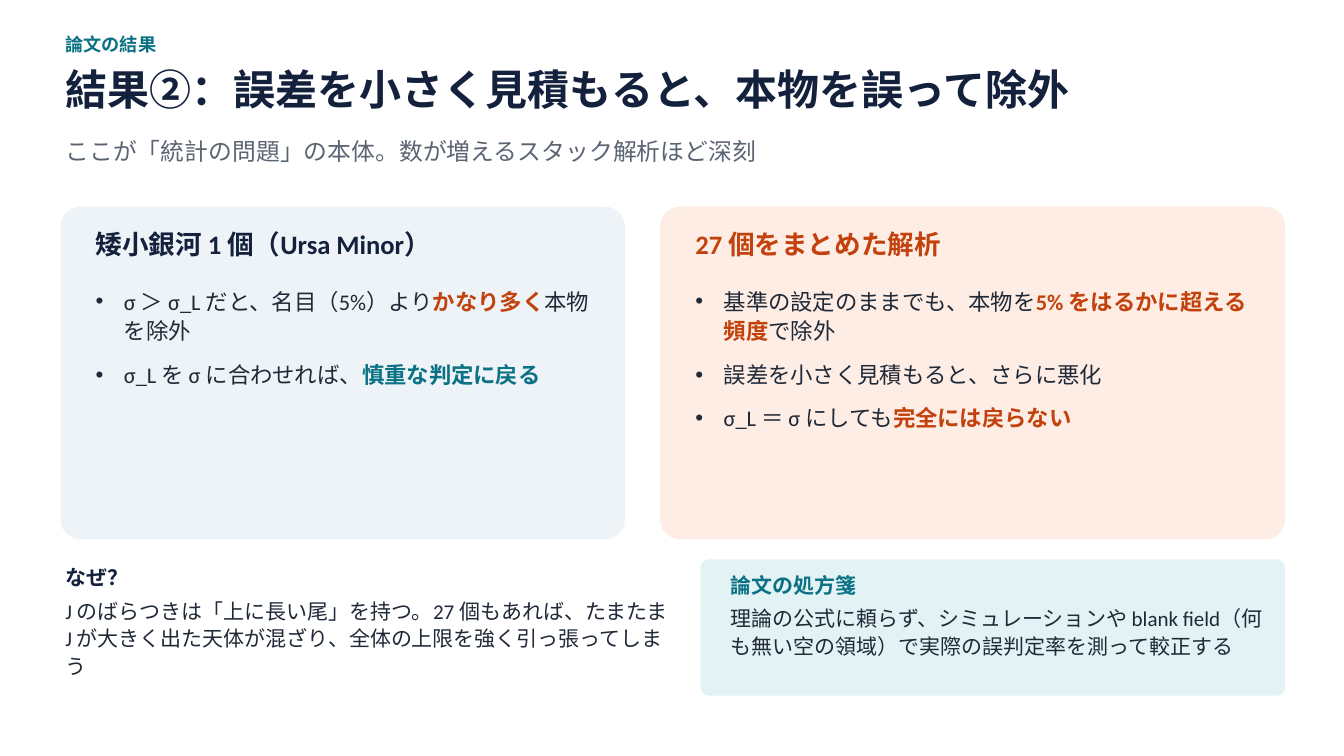
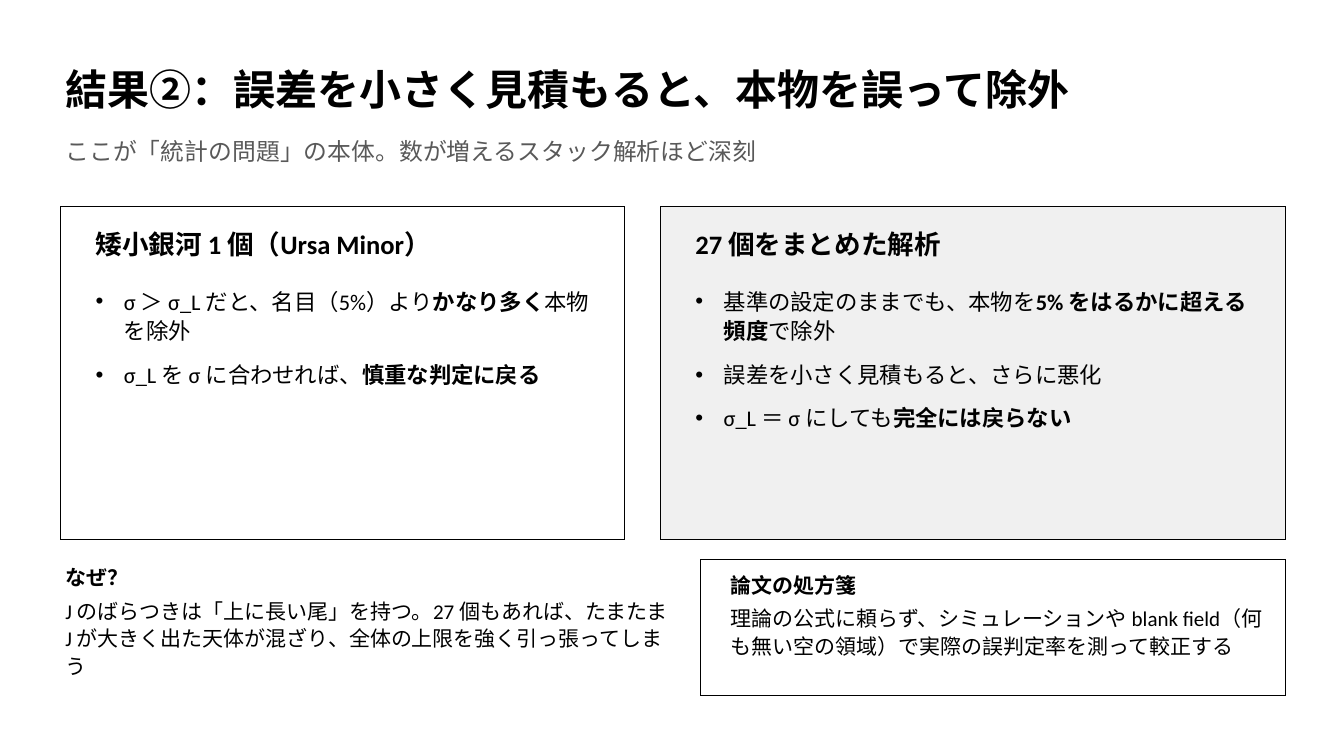
Before and after one commit to Mikann20041029/darkmatter-slides, a slide deck: slide 8 of slides/Toni Bertólez-Martínez, et al. (2026).pptx. Drawn at 1344x756 pixels with LibreOffice and Linux fonts; fonts in the diff are those of the drawing. Boxes give left, top, right and bottom in pixels: in the first picture for what was removed or moved away, otherwise in the second. Text is boxed around its words. In the diff, an @@ line names an element or a change of style, - is before the commit and + after.

```diff
--- a/slides/Toni Bertólez-Martínez, et al. (2026).pptx
+++ b/slides/Toni Bertólez-Martínez, et al. (2026).pptx
@@ text "結果②：誤差を小さく見積もると、本物を誤って除外" at (65,69,1069,109): text colour #14213D to #000000 @@
@@ text removed at (65,35,156,53) @@
-論文の結果
@@ text "ここが「統計の問題」の本体。数が増えるスタック解析ほど深刻" at (65,140,756,162): text colour #5B6472 to #595959 @@
@@ rounded rectangle removed at (60,207,625,539) @@
@@ rectangle added at (60,207,625,539), fill #FFFFFF, outline #000000 0.75 pt @@
@@ rounded rectangle removed at (660,207,1286,539) @@
@@ rectangle added at (660,207,1286,539), fill #F0F0F0, outline #000000 0.75 pt @@
@@ text "矮小銀河 1 個（Ursa Minor）" at (96,231,430,257): text colour #14213D to #000000 @@
@@ text "27 個をまとめた解析" at (695,231,940,257): text colour #C2410C to #000000 @@
@@ text "σ ＞ σ_L だと、名目（5%）よりかなり多く本物を除外" at (124,291,589,386): text colour #1F2937 to #000000 in "σ ＞ σ_L だと、名目（5%）よりかなり多く本物を除外", "σ_L を σ に合わせれば、慎重な判定に戻る"; text colour #C2410C to #000000 in "だと、名目（5%）よりかなり多く本物を除外"; text colour #0B7285 to #000000 in "に合わせれば、慎重な判定に戻る" @@
@@ text "基準の設定のままでも、本物を5% をはるかに超える頻度で除外" at (724,291,1247,429): text colour #1F2937 to #000000 in "基準の設定のままでも、本物を5% をはるかに超える頻度で除外", "誤差を小さく見積もると、さらに悪化", "σ_L ＝ σ にしても完全には戻らない"; text colour #C2410C to #000000 in "基準の設定のままでも、本物を5% をはるかに超える頻度で除外", "にしても完全には戻らない" @@
@@ text "なぜ？" at (65,568,668,675): text colour #14213D to #000000 in "なぜ？"; text colour #1F2937 to #000000 @@
@@ rounded rectangle removed at (701,560,1286,696) @@
@@ rectangle added at (701,560,1286,696), fill #FFFFFF, outline #000000 0.75 pt @@
@@ text "論文の処方箋" at (731,575,1262,656): text colour #0B7285 to #000000 in "論文の処方箋"; text colour #1F2937 to #000000 @@
```
Also in this commit, not shown: 10 other slides changed, 2 other files.
